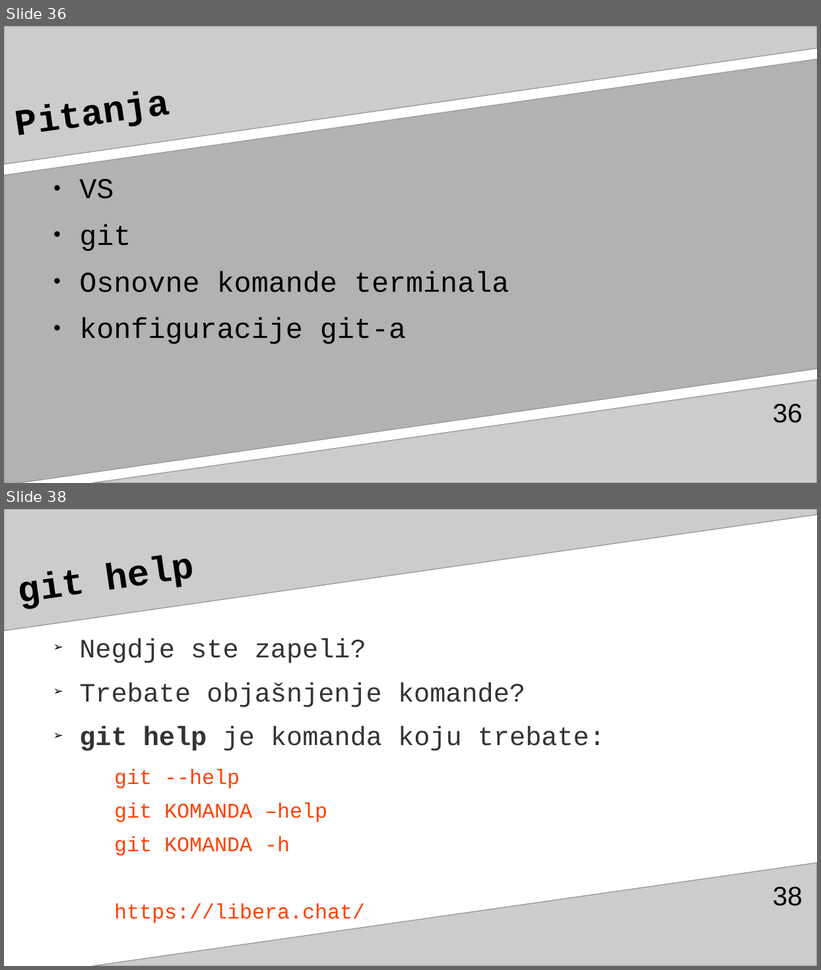
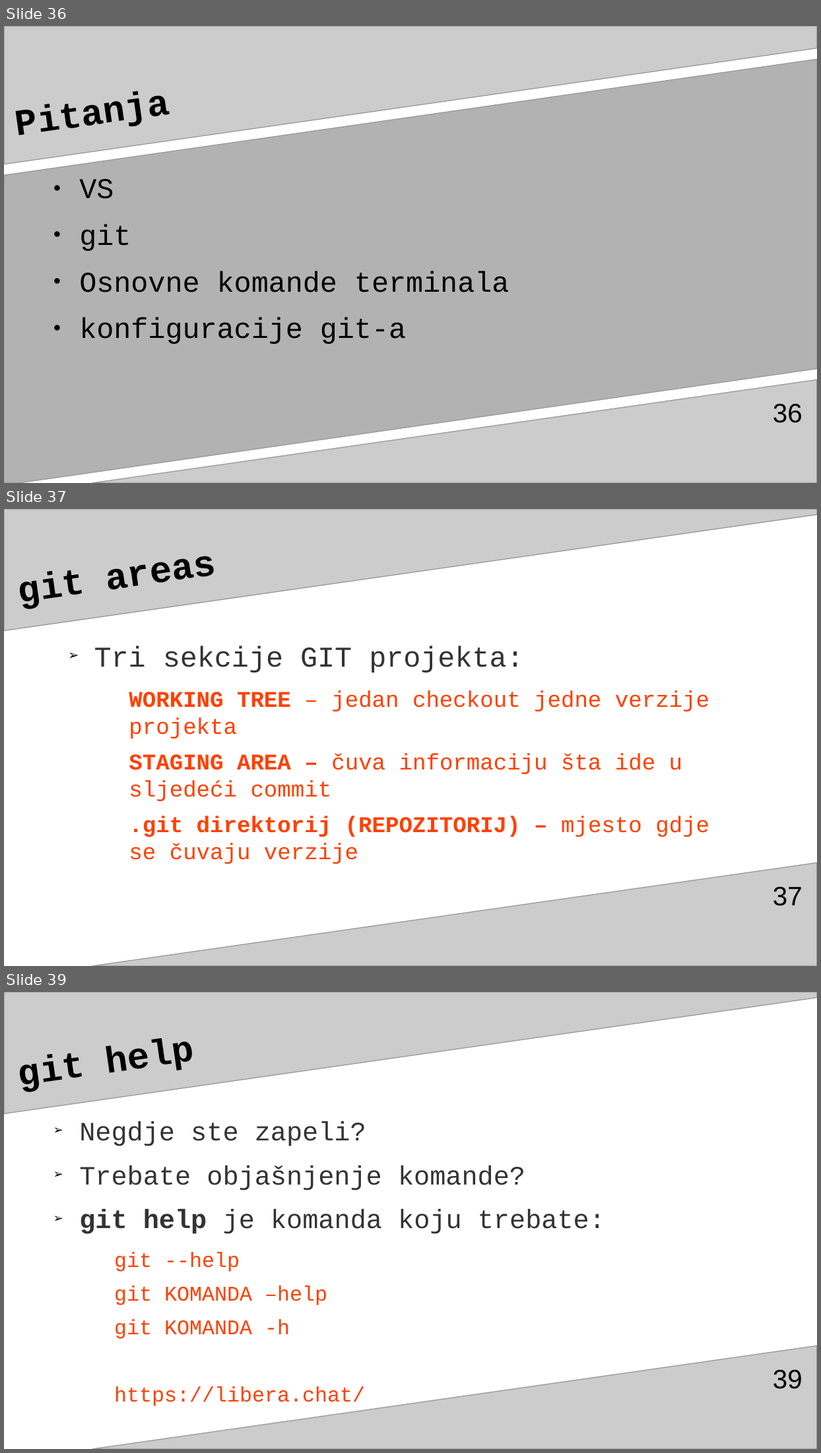
Before and after one commit to adnannukic/prezentacija-za-TSI, a slide deck: gitGitHubAdnanNukićPrez3.odp. Shown one above the other, each under a label of ours: slides 36 and 38 before the commit, slides 36, 37 and 39 after it; the slides between them are not shown. The pictures are 821x970 and 821x1453 pixels, drawn with LibreOffice and Linux fonts; fonts in the diff are those of the drawing. Boxes give left, top, right and bottom in pixels: in the first picture for what was removed or moved away, otherwise in the second. Text is boxed around its words. In the diff, an @@ line names an element or a change of style, - is before the commit and + after.

```diff
--- a/gitGitHubAdnanNukićPrez3.odp
+++ b/gitGitHubAdnanNukićPrez3.odp
@@ slide 37 added at <box>4,509,817,966</box>, background #FFFFFF; not listed: 2 template elements that a slide beside it also shows @@
@@ title added at <box>20,570,86,609</box>, 36 pt, text #000000, bold @@
+git areas
@@ text added at <box>94,646,710,864</box>, 22 pt, text #FF4000 @@
+➢ Tri sekcije GIT projekta:
+  WORKING TREE – jedan checkout jedne verzije projekta
+  STAGING AREA – čuva informaciju šta ide u sljedeći commit
+  .git direktorij (REPOZITORIJ) – mjesto gdje se čuvaju verzije
@@ page number added at <box>773,887,803,906</box>, 26 pt, text #000000 @@
+37
@@ what was slide 38 is now slide 39 @@
@@ page number at <box>773,1370,803,1389</box>: text changed @@
-38
+39
```
Also in this commit, not shown: 12 slides changed, 3 other slides added, 3 slides removed.
